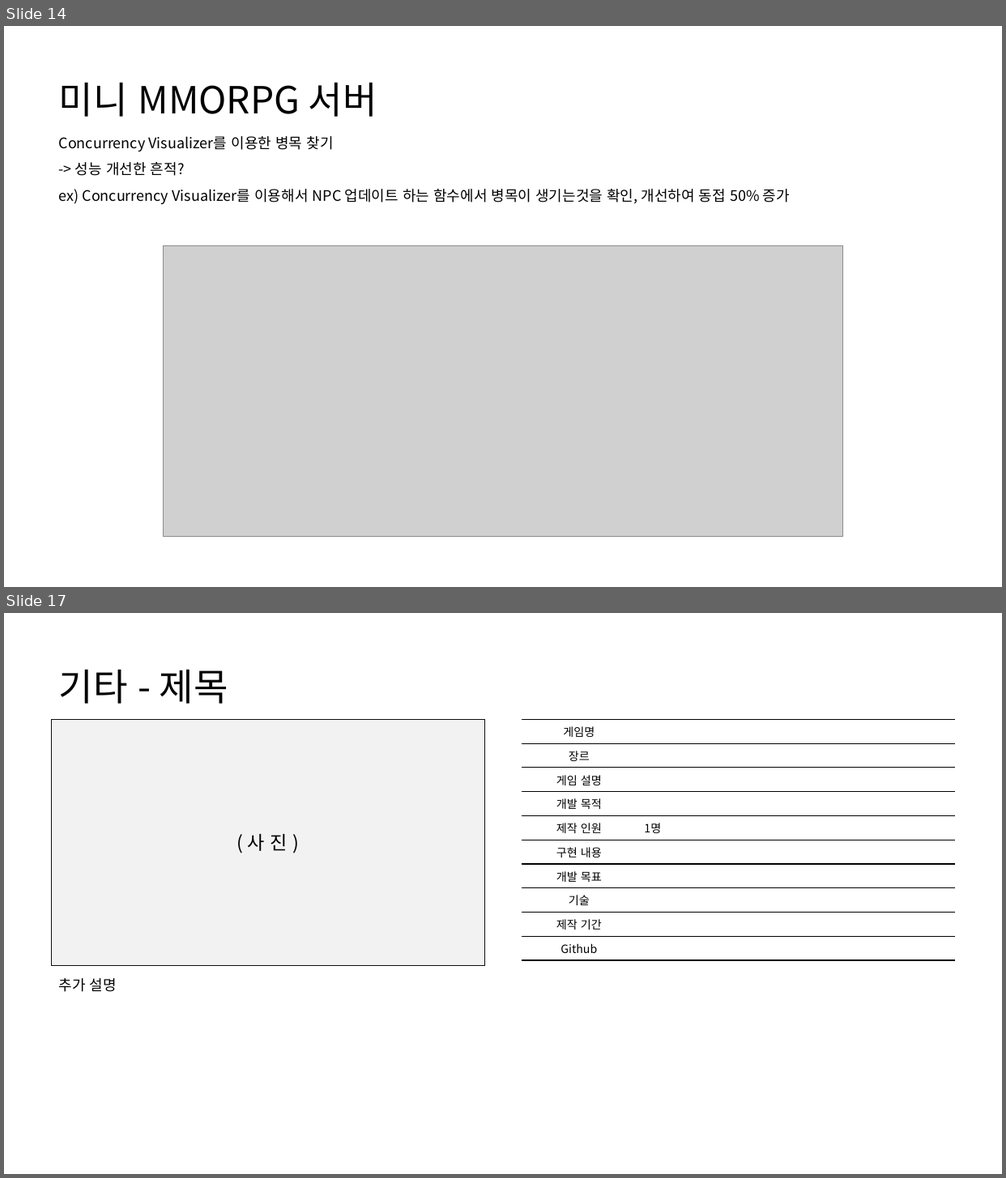
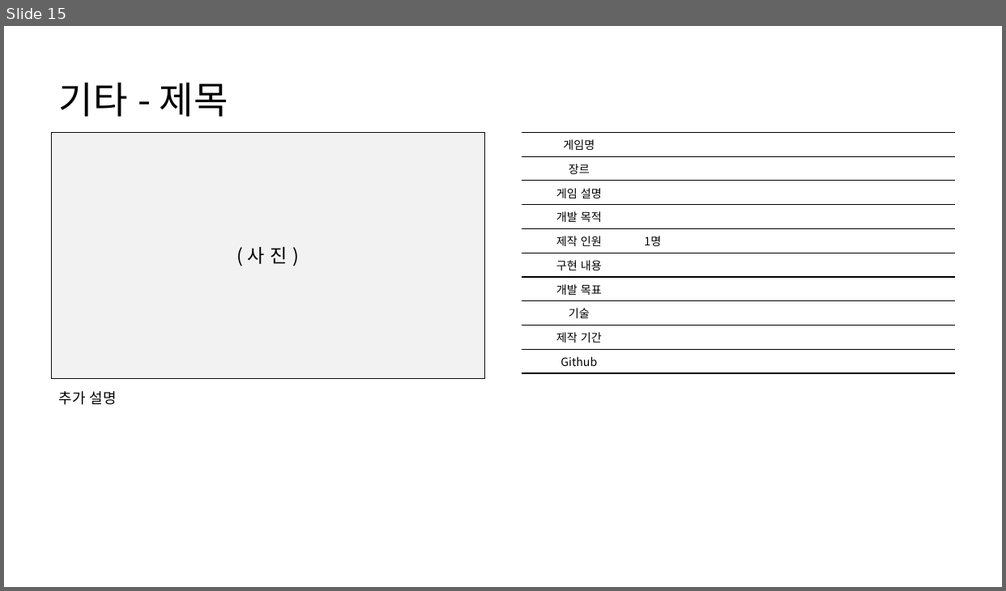
Before and after one commit to HK416/capstone_project, a slide deck: documents/포트폴리오/2020180028_이주형.pptx. Shown one above the other, each under a label of ours: slides 14 and 17 before the commit, slide 15 after it; the slides between them are not shown. The pictures are 1006x1178 and 1006x591 pixels, drawn with LibreOffice and Linux fonts; fonts in the diff are those of the drawing; grey boxes stand for pictures. Boxes give left, top, right and bottom in pixels: in the first picture for what was removed or moved away, otherwise in the second. Text is boxed around its words. In the diff, an @@ line names an element or a change of style, - is before the commit and + after.

Commit message:
포트폴리오 업데이트

```diff
--- a/documents/포트폴리오/2020180028_이주형.pptx
+++ b/documents/포트폴리오/2020180028_이주형.pptx
@@ slide 14 removed at [4, 26, 1002, 587], background #FFFFFF @@
@@ title removed at [59, 82, 377, 117] @@
-미니 MMORPG 서버
@@ text removed at [59, 136, 790, 204] @@
-Concurrency Visualizer를 이용한 병목 찾기
--> 성능 개선한 흔적?
-ex) Concurrency Visualizer를 이용해서 NPC 업데이트 하는 함수에서 병목이 생기는것을 확인, 개선하여 동접 50% 증가
@@ picture removed at [163, 246, 843, 536] @@
@@ what was slide 17 is now slide 15 @@
```
Also in this commit, not shown: 10 slides changed, 4 slides added, 5 other slides removed.
